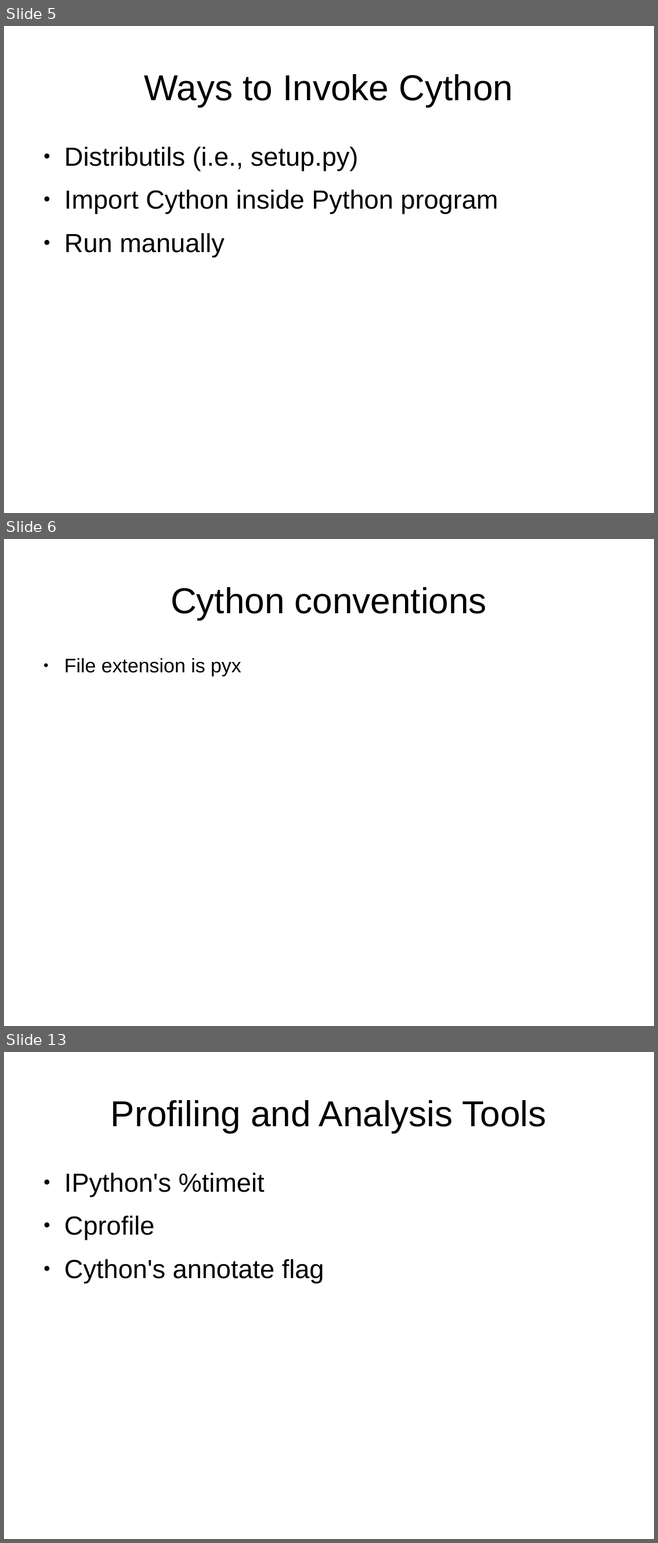
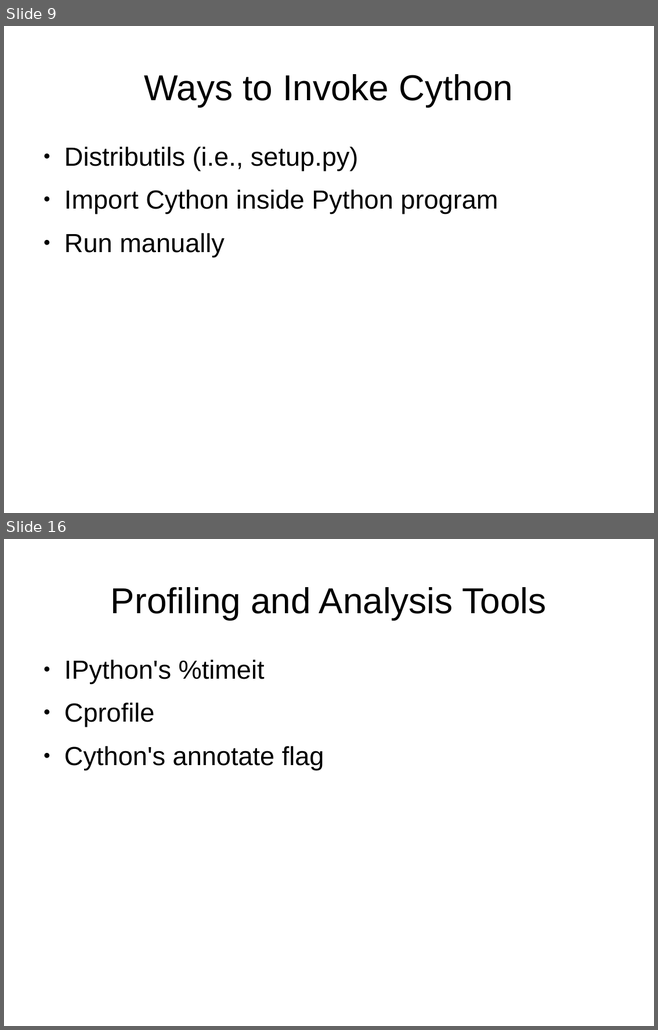
Before and after one commit to bmagill1250/757_Python_Users, a slide deck: April_2015/Cython_2015-04-08.odp. Shown one above the other, each under a label of ours: slides 5, 6 and 13 before the commit, slides 9 and 16 after it; the slides between them are not shown. The pictures are 658x1543 and 658x1030 pixels, drawn with LibreOffice and Linux fonts; fonts in the diff are those of the drawing. Boxes give left, top, right and bottom in pixels: in the first picture for what was removed or moved away, otherwise in the second. Text is boxed around its words. In the diff, an @@ line names an element or a change of style, - is before the commit and + after.

```diff
--- a/April_2015/Cython_2015-04-08.odp
+++ b/April_2015/Cython_2015-04-08.odp
@@ slide 6 removed at [4,539,654,1026], background #FFFFFF @@
@@ title removed at [170,587,487,620] @@
-Cython conventions
@@ text removed at [64,658,241,676] @@
-● File extension is pyx
@@ what was slide 5 is now slide 9 @@
@@ what was slide 13 is now slide 16 @@
```
Also in this commit, not shown: 6 slides changed, 10 slides added, 3 other slides removed, 18 other files.
